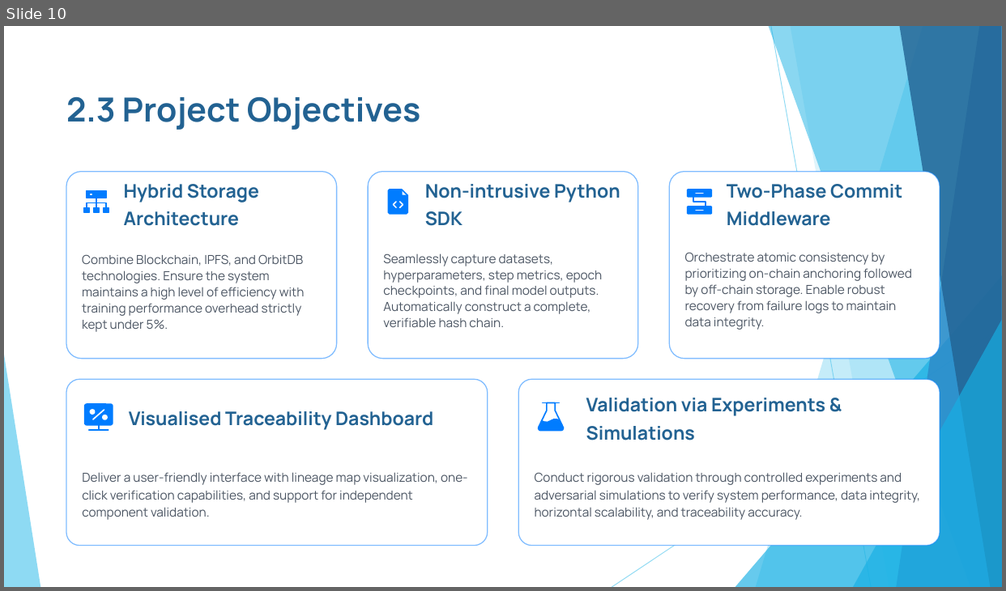
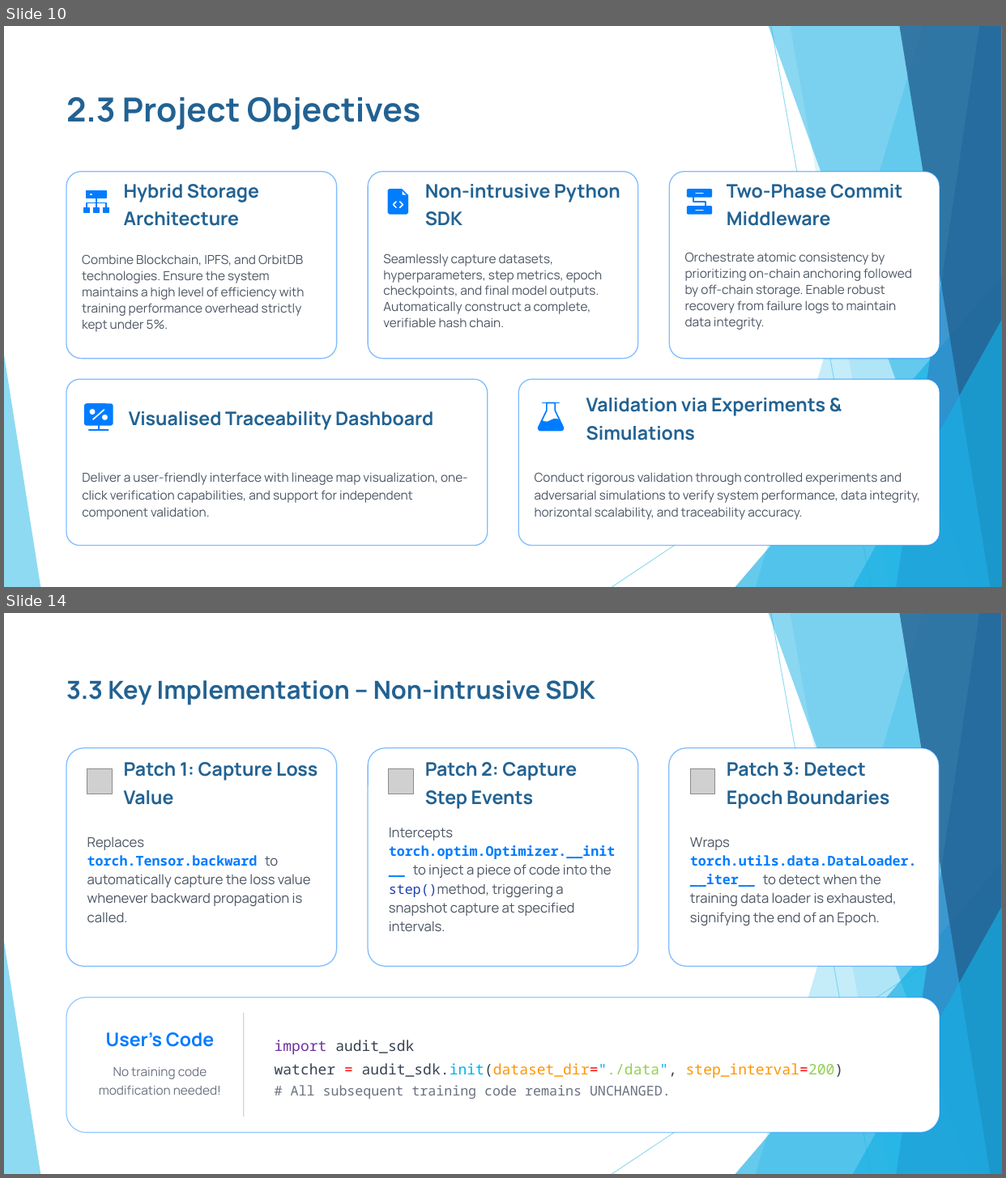
Before and after one commit to xinyuanhu1066/capstone-project, a slide deck: docs/Assessment_3_Presentation.pptx. Shown one above the other, each under a label of ours: slide 10 before the commit, slides 10 and 14 after it; the slides between them are not shown. The pictures are 1006x591 and 1006x1178 pixels, drawn with LibreOffice and Linux fonts; fonts in the diff are those of the drawing; grey boxes stand for pictures. Boxes give left, top, right and bottom in pixels: in the first picture for what was removed or moved away, otherwise in the second. Text is boxed around its words. In the diff, an @@ line names an element or a change of style, - is before the commit and + after.

```diff
--- a/docs/Assessment_3_Presentation.pptx
+++ b/docs/Assessment_3_Presentation.pptx
@@ slide 14 added at [4,613,1002,1174], background #FFFFFF; not listed: 10 template elements that a slide beside it also shows @@
@@ text added at [66,680,595,705], 24 pt, text #226292, bold @@
+3.3 Key Implementation – Non-intrusive SDK
@@ rounded rectangle added at [66,748,336,967], fill #FFFFFF, outline #007BFF 1 pt @@
@@ rounded rectangle added at [368,748,638,967], fill #FFFFFF, outline #007BFF 1 pt @@
@@ rounded rectangle added at [669,748,939,967], fill #FFFFFF, outline #007BFF 1 pt @@
@@ picture added at [87,769,112,794] @@
@@ text added at [124,762,317,805], 18 pt, text #226292, bold @@
+Patch 1: Capture Loss Value
@@ picture added at [389,769,414,794] @@
@@ text added at [425,762,577,809], 18 pt, text #226292, bold @@
+Patch 2: Capture Step Events
@@ picture added at [691,769,715,794] @@
@@ text added at [727,762,889,809], 18 pt, text #226292, bold @@
+Patch 3: Detect Epoch Boundaries
@@ text added at [389,828,616,931], 13 pt, text #4B5563 @@
+Intercepts torch.optim.Optimizer.__init__ to inject a piece of code into the step()method, triggering a snapshot capture at specified intervals.
@@ text added at [87,837,311,923], 13 pt, text #4B5563 @@
+Replaces torch.Tensor.backward to automatically capture the loss value whenever backward propagation is called.
@@ text added at [690,837,917,926], 13 pt, text #4B5563 @@
+Wraps torch.utils.data.DataLoader.__iter__ to detect when the training data loader is exhausted, signifying the end of an Epoch.
@@ rounded rectangle added at [66,998,940,1133], fill #FFFFFF, outline #007BFF 1 pt @@
@@ rounded rectangle added at [243,1013,244,1118], fill #D1D5DB @@
@@ text added at [99,1033,221,1095], 12 pt, text #6B7280 @@
+User's Code
+No training code
+modification needed!
@@ text added at [275,1040,844,1099], 14 pt, text #6B7280 @@
+import audit_sdk
+watcher = audit_sdk.init(dataset_dir="./data", step_interval=200)
+# All subsequent training code remains UNCHANGED.
```
Also in this commit, not shown: 5 other slides added, 1 other file.
